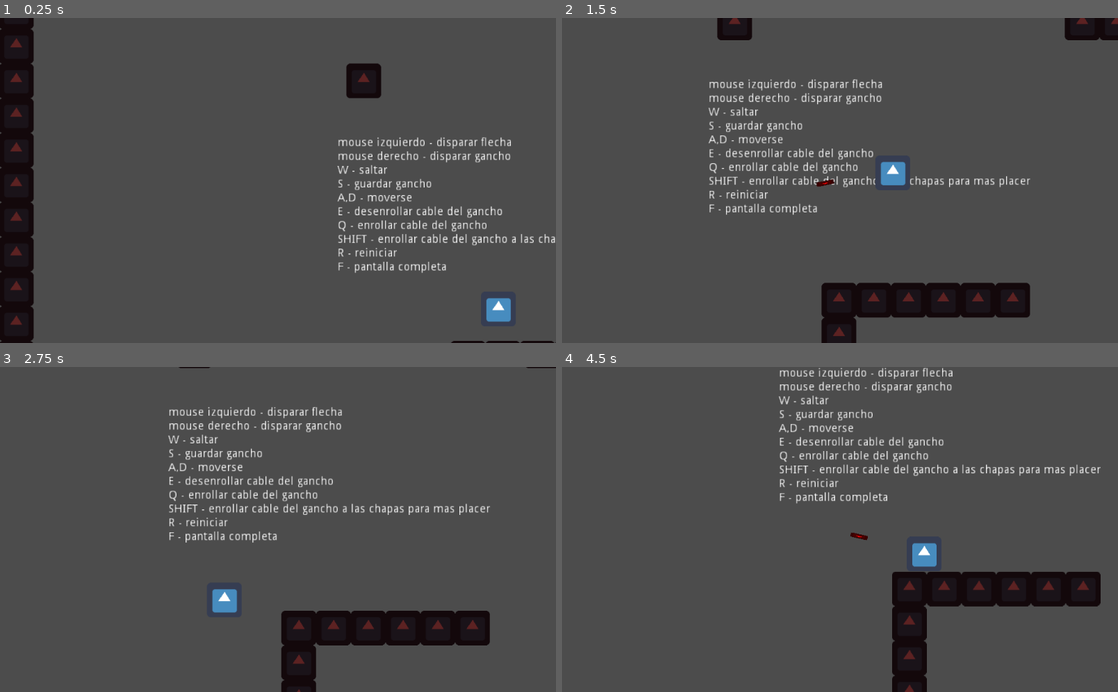
Above: before the commit, frames 1-4 (two rows, left to right).
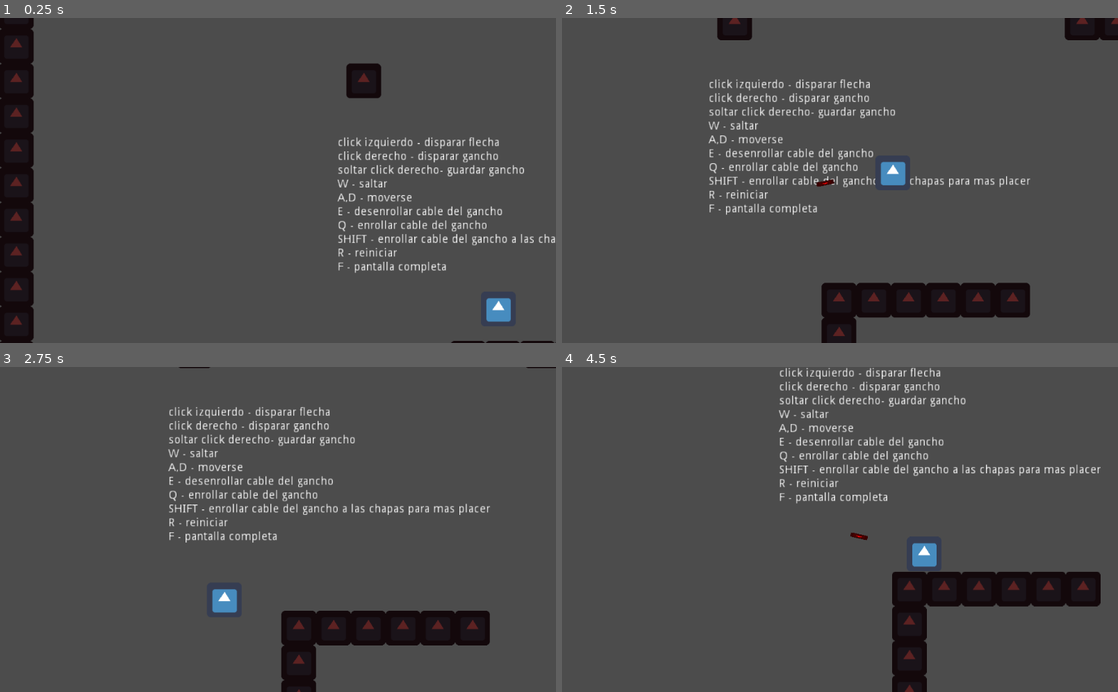
Above: after the commit, the same moments.

Repository: Streq/Hook
Game: Godot game, scene res://main.tscn
The game is run twice, just before and just after one commit, with the same random seed, the same clock (stepped at 60 frames per second) and the same inputs. The engine's default icon, where the game draws it, is replaced by a stand-in: a white triangle on a blue panel in a dark square.
Inputs (mouse positions are in pixels of both pictures, inside the frame that each line leads up to):
- Up to frame 1 (0.25 s): no input
- Up to frame 2 (1.5 s): tap D at 0.5, 1.25 s; move the mouse to (962, 164) at 0.52 s; hold Shift (insta_reel) 0.53-1.28 s; hold Right (ui_right) from 0.53 s (still down); click (962, 164) at 0.67 s; tap Up (ui_up) at 0.77 s; move the mouse to (728, 196) at 1.27 s; tap Q (reel_in) at 1.35 s; click (728, 196) at 1.42 s
- Up to frame 3 (2.75 s): tap Up (ui_up) at 1.52 s; tap D at 2 s; move the mouse to (333, 458) at 2.02 s; release Right (ui_right) at 2.03 s; hold Left (ui_left) from 2.03 s (still down); hold E (reel_out) from 2.03 s (still down); click (333, 458) at 2.17 s
- Up to frame 4 (4.5 s): tap D at 2.75, 3.5, 4.25 s; move the mouse to (812, 594) at 2.77 s; release Left (ui_left) at 2.78 s; release E (reel_out) at 2.78 s; hold Right (ui_right) 2.78-4.28 s; click (812, 594) at 2.85 s; tap Up (ui_up) at 3.02, 3.77 s; move the mouse to (1006, 578) at 3.52 s; hold Right mouse button (shoot_hook) 3.53-4.28 s; click (1006, 578) at 3.67 s; move the mouse to (673, 480) at 4.27 s; hold Left (ui_left) from 4.28 s (still down); tap Shift (insta_reel) at 4.35 s; click (673, 480) at 4.42 s

The runs differ from the first frame. In frame 1, 1.5% of the frame differs, in the area x 60-95%, y 36-53%; in frame 2, 1.4%; in frame 3, 1.4%; in frame 4, 1.4%.

Commit message:
arreglar texto controles

Diff:
--- a/main.tscn
+++ b/main.tscn
@@ -12,10 +12,10 @@
 margin_right = -261.0
 margin_bottom = 367.0
 rect_scale = Vector2( 1.5, 1.5 )
-text = "mouse izquierdo - disparar flecha
-mouse derecho - disparar gancho
+text = "click izquierdo - disparar flecha
+click derecho - disparar gancho
+soltar click derecho- guardar gancho
 W - saltar
-S - guardar gancho
 A,D - moverse
 E - desenrollar cable del gancho
 Q - enrollar cable del gancho
